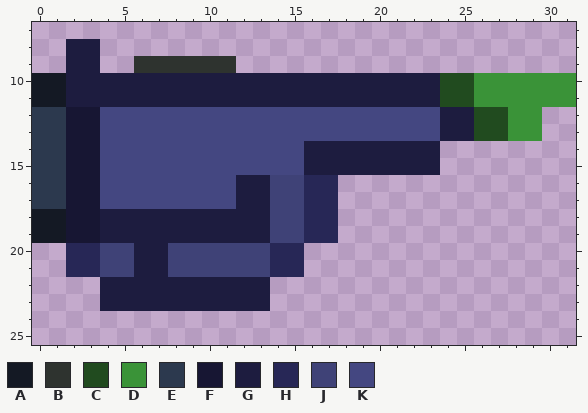
Pixel-art sprite, stored at src/main/resources/assets/rotp_littlefeet/textures/action/little_feet_shrink_slash.png. That is the earlier state.
The file is 32x32 pixels. Shown: x 0..31, y 7..25.
Palette (. is transparent): A #141924  B #2e332f  C #214b1f  D #3a9338  E #2c394e  F #171633  G #1d1c3f  H #272756  J #3f4277  K #444781
The result:
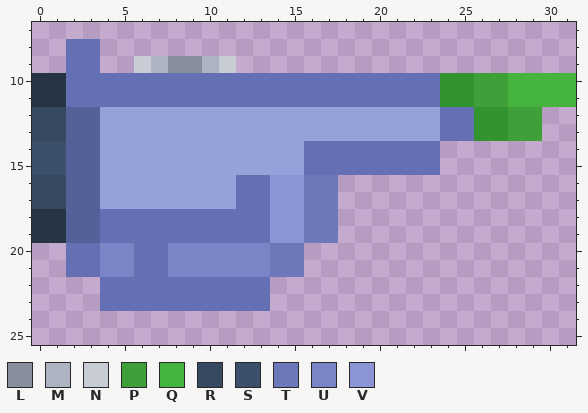
Colours new in this view: L #878e9c  M #adb3c0  N #c7ccd5  P #3fa039  Q #45b43f  R #374960  S #3c506b  T #6c78b9  U #7a85c8  V #8c95d4
What changed:
colour A: #141924 -> #273444
colour C: #214b1f -> #32942e
colour F: #171633 -> #556099
colour G: #1d1c3f -> #6470b3
colour K: #444781 -> #96a1da
Changed rows in their new state; - is a pixel that keeps its letter.
first column x 0:
 9 ------NMLLMN--------------------
10 --------------------------PPQQQQ
11 --------------------------PPQQQQ
12 RR--------------------------PP--
13 RR--------------------------PP--
14 SS------------------------------
15 SS------------------------------
16 RR------------VVTT--------------
17 RR------------VVTT--------------
18 --------------VVTT--------------
19 --------------VVTT--------------
20 --GGUU--UUUUUUTT----------------
21 --GGUU--UUUUUUTT----------------
Boxes around the changes in both pictures, in picture pixels (x1, y1, x2, y2):
changed: (32, 39, 576, 311)
